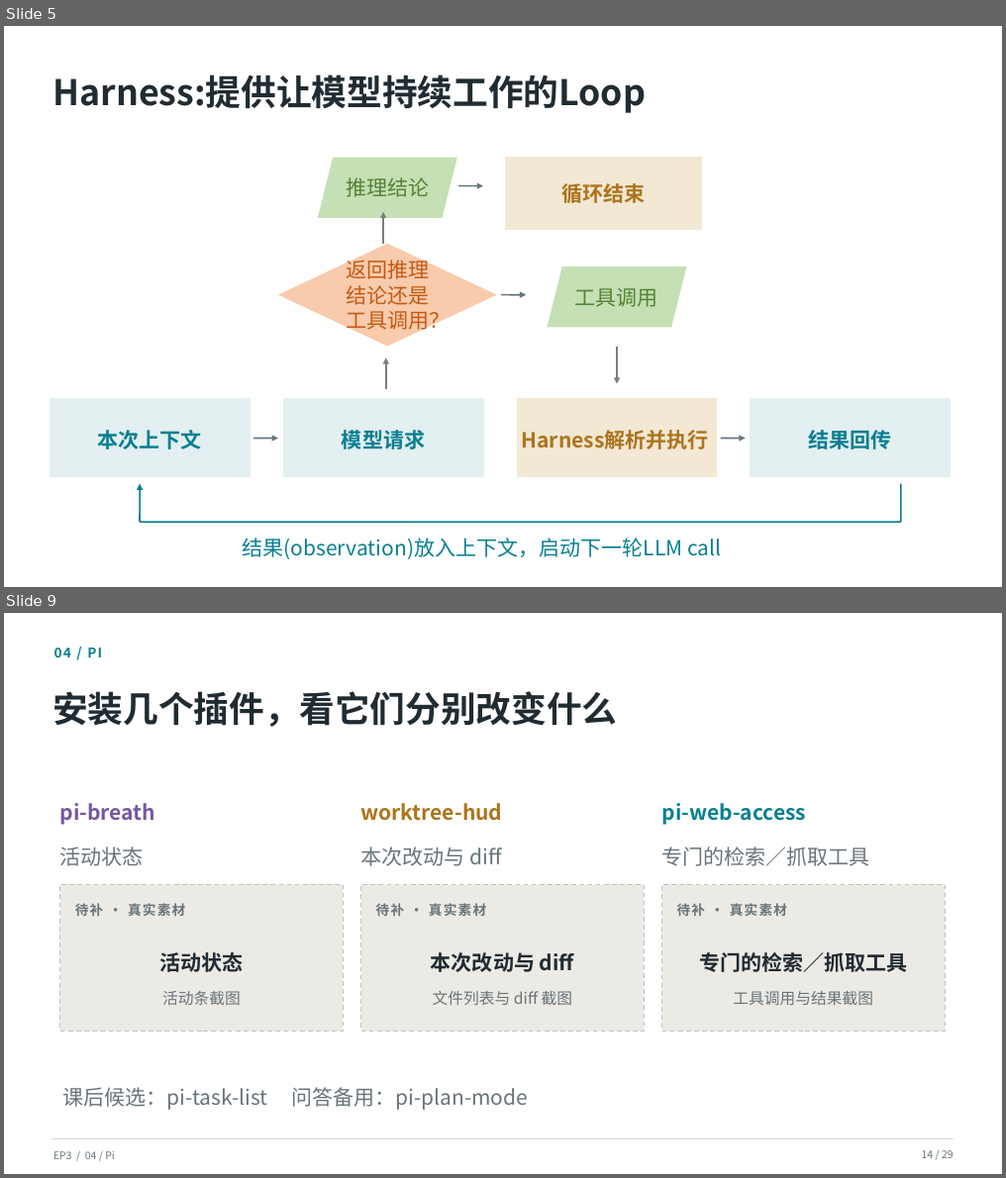
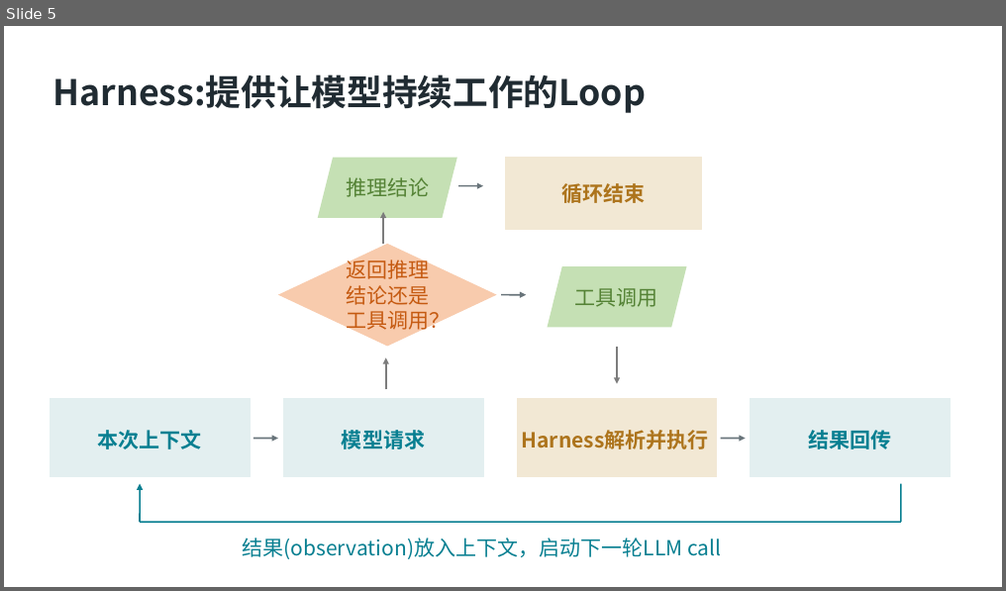
Before and after one commit to SCPZ24/AgentFlow-Salon, a slide deck: PPTs/EP3/Meeting03.pptx. Shown one above the other, each under a label of ours: slides 5 and 9 before the commit, slide 5 after it; the slides between them are not shown. The pictures are 1006x1178 and 1006x591 pixels, drawn with LibreOffice and Linux fonts; fonts in the diff are those of the drawing; background and template pictures are left out. Boxes give left, top, right and bottom in pixels: in the first picture for what was removed or moved away, otherwise in the second. Text is boxed around its words. In the diff, an @@ line names an element or a change of style, - is before the commit and + after.

```diff
--- a/PPTs/EP3/Meeting03.pptx
+++ b/PPTs/EP3/Meeting03.pptx
@@ slide 9 removed at [4,613,1002,1174], background picture (left out) @@
@@ text removed at [54,648,102,658] @@
-04 / PI
@@ text removed at [53,691,617,727] @@
-安装几个插件，看它们分别改变什么
@@ text removed at [60,803,155,825] @@
-pi-breath
@@ text removed at [361,803,503,821] @@
-worktree-hud
@@ text removed at [662,803,807,825] @@
-pi-web-access
@@ text removed at [60,847,144,866] @@
-活动状态
@@ text removed at [361,847,502,866] @@
-本次改动与 diff
@@ text removed at [662,847,870,866] @@
-专门的检索／抓取工具
@@ rectangle removed at [60,884,344,1032] @@
@@ text removed at [75,903,185,916] @@
-待补 · 真实素材
@@ rectangle removed at [361,884,645,1032] @@
@@ text removed at [376,903,486,916] @@
-待补 · 真实素材
@@ rectangle removed at [662,884,945,1032] @@
@@ text removed at [677,903,787,916] @@
-待补 · 真实素材
@@ text removed at [159,953,243,972] @@
-活动状态
@@ text removed at [431,953,574,972] @@
-本次改动与 diff
@@ text removed at [699,953,907,972] @@
-专门的检索／抓取工具
@@ text removed at [162,991,241,1005] @@
-活动条截图
@@ text removed at [433,991,572,1005] @@
-文件列表与 diff 截图
@@ text removed at [733,991,873,1005] @@
-工具调用与结果截图
@@ text removed at [63,1087,528,1110] @@
-课后候选：pi-task-list 问答备用：pi-plan-mode
@@ line removed from (53, 1140) to (953, 1140) @@
@@ text removed at [54,1152,114,1159] @@
-EP3 / 04 / Pi
@@ text removed at [922,1151,953,1158] @@
-14 / 29
```
Also in this commit, not shown: 11 slides changed, 3 slides added, 6 other slides removed, 8 other files.
